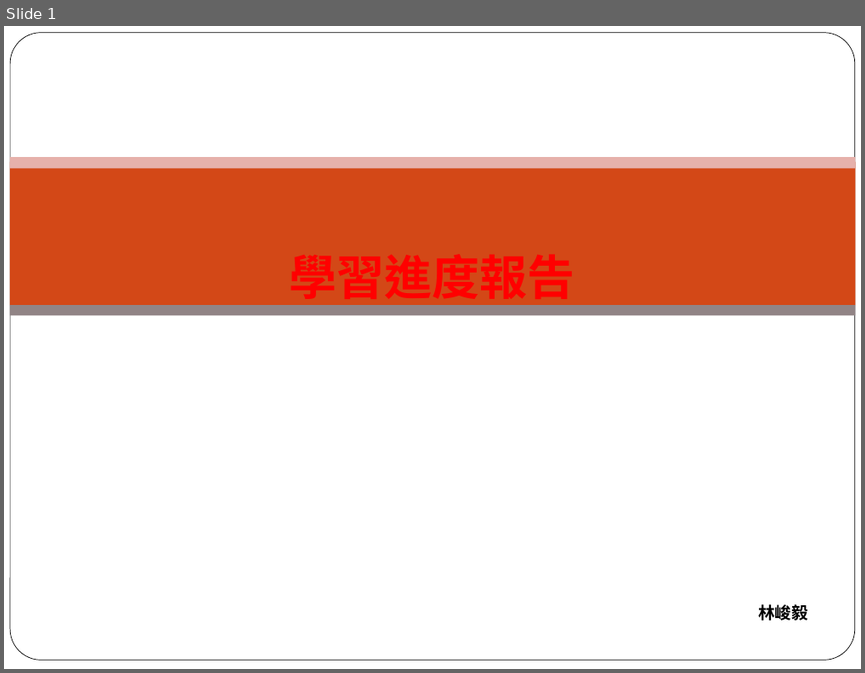
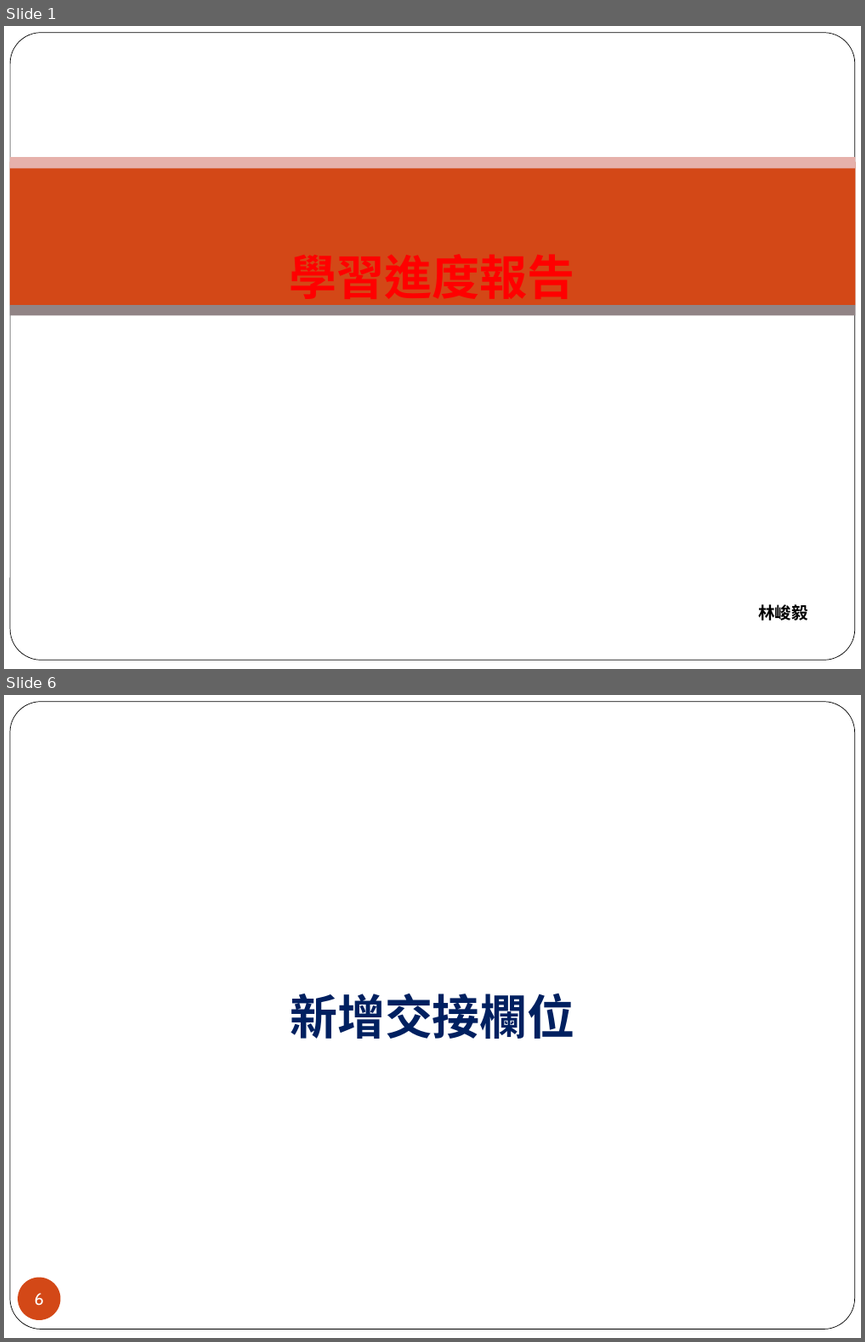
Before and after one commit to a20017428/gh, a slide deck: 週報/FUR/林峻毅(20240603)/林峻毅_週報_1211.ppt. Shown one above the other, each under a label of ours: slide 1 before the commit, slides 1 and 6 after it; the slides between them are not shown. The pictures are 865x673 and 865x1342 pixels, drawn with LibreOffice and Linux fonts; fonts in the diff are those of the drawing; background and template pictures are left out. Boxes give left, top, right and bottom in pixels: in the first picture for what was removed or moved away, otherwise in the second. Text is boxed around its words. In the diff, an @@ line names an element or a change of style, - is before the commit and + after.

```diff
--- a/週報/FUR/林峻毅(20240603)/林峻毅_週報_1211.ppt
+++ b/週報/FUR/林峻毅(20240603)/林峻毅_週報_1211.ppt
@@ slide 6 added at [4, 695, 861, 1338], background picture (left out); not listed: 1 template element that a slide beside it also shows @@
@@ text added at [290, 993, 575, 1038], 40 pt, text #002060, bold @@
+新增交接欄位
@@ page number added at [18, 1276, 61, 1320], fill #D34817, 14 pt, text #FFFFFF @@
+6
```
Also in this commit, not shown: 14 other slides added, 24 slides removed, 22 other files.
